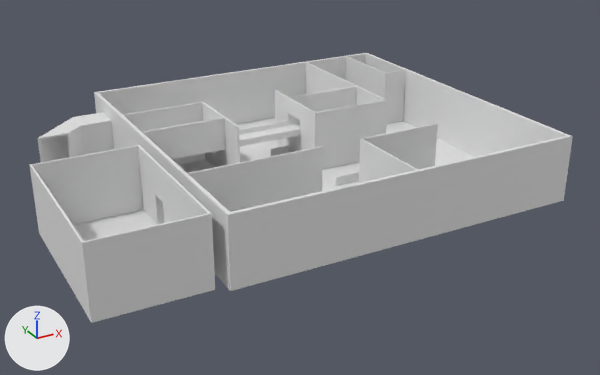
The Blender file Unity/WatcherUnity/Assets/Blender Objects/Files/PuzzleOne.blend, before and after one commit.
Rendered twice from a 50 mm lens placed at (-124.8, -216.9, 103.8), pointed at (-10.3, -8.6, -0.3). The axes (+X, +Y, +Z) are drawn at lower left. The lights are the same throughout.
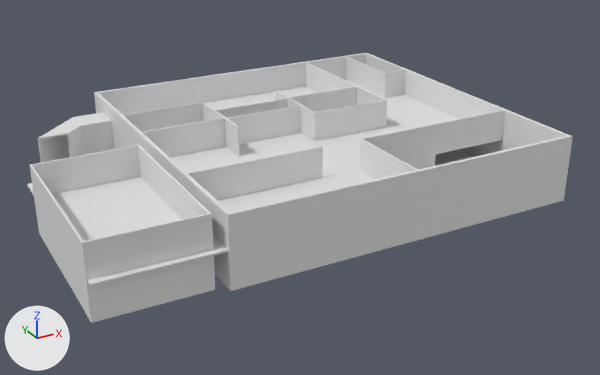
Boxes (x1, y1, x2, y2) around the edits, measured in the pictures (600 x 375 px; the box of a moved part takes in the faces that stretch with it):
'roof', added: after (27, 80, 505, 286)
part 1 of me_cube_001, moved or reshaped: before (239, 121, 301, 145); after (216, 98, 301, 144)

The change, as a diff of the scene's bpy script:
```diff
--- a/Unity/WatcherUnity/Assets/Blender Objects/Files/PuzzleOne.blend.py
+++ b/Unity/WatcherUnity/Assets/Blender Objects/Files/PuzzleOne.blend.py
@@ me_cube_001 @@
 me_cube_001.from_pydata(...)  # 4172 vertices, 4231 faces; spans x -1.61..1.0, y -1.0..1.0, z 0.0..0.37
 # used by ob_cube; location = (0.0, 0.0, -0.3); scale = (55.0, 55.0, 55.0)
 # before: 3944 (0.0, 0.16, 0.22) at pixel (300, 129), 3945 (0.0, 0.17, 0.22) at pixel (300, 128), 3946 (0.0, 0.32, 0.22) at pixel (288, 121), 3947 (0.0, 0.33, 0.22) at pixel (287, 120), 3948 (-0.48, 0.33, 0.22)
 # before: 3949 (-0.48, 0.32, 0.22), 3950 (-0.48, 0.17, 0.22), 3951 (-0.48, 0.16, 0.22)
+# me_cube_001 part 1
+for i in [*range(3944, 3952)]: me_cube_001.vertices[i].co += Vector((0.0, 0.0, 0.15))
 me_cube_001.materials.append(mat_floor)
@@ me_cube_003 @@
+me_cube_003.from_pydata(...)  # 68 vertices, 66 faces; spans x -1.61..0.98, y -0.99..0.98, z 0.19..0.37
+me_cube_003.materials.append(mat_walls)  # white #e7e7e7
@@ ob_roof @@
+ob_roof = bpy.data.objects.new('roof', me_cube_003)
+ob_roof.location = (0.0, 0.0, -0.3)
+ob_roof.scale = (55.0, 55.0, 55.0)
```
